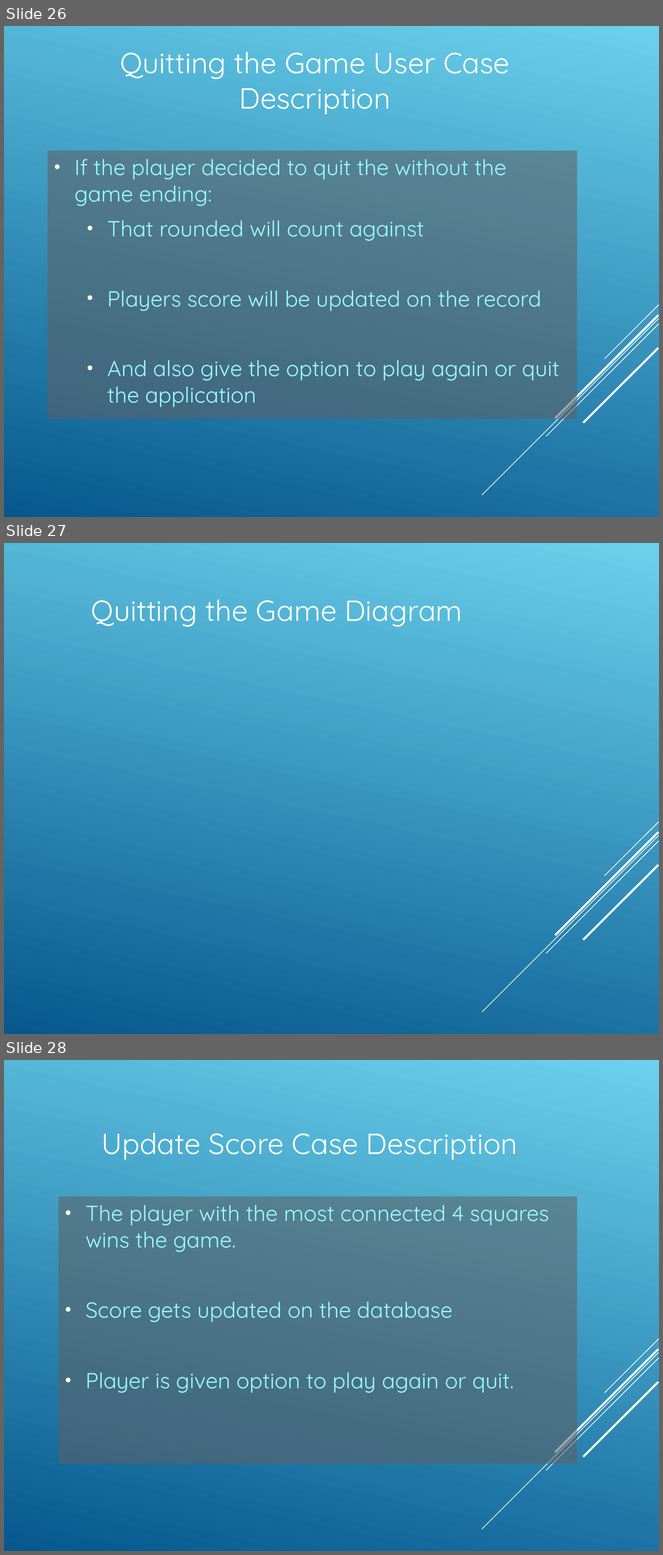
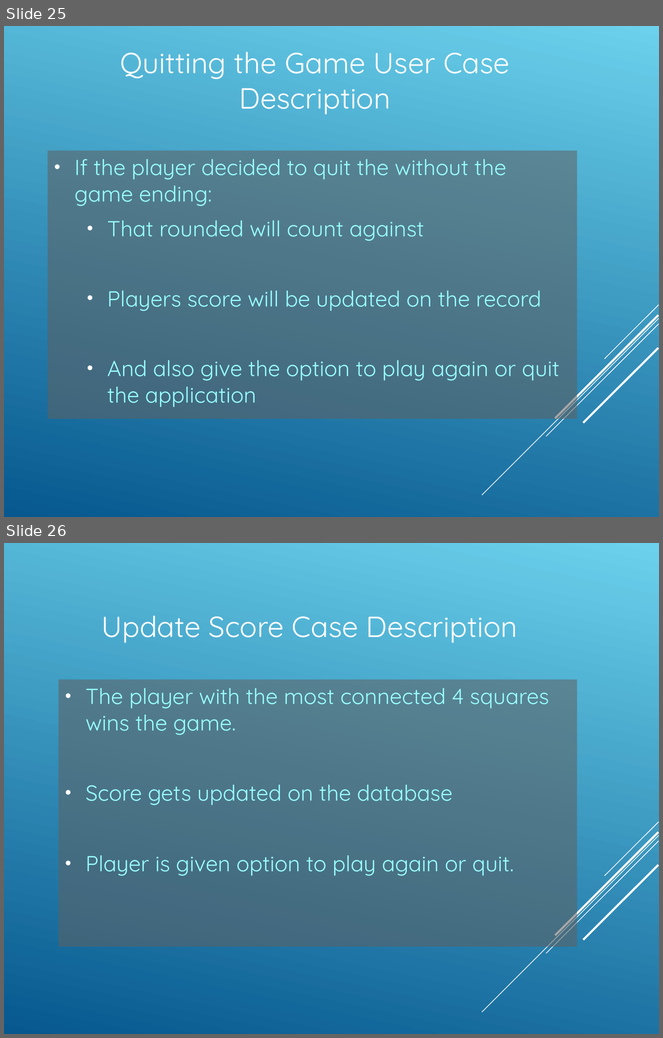
Before and after one commit to Amatarasu/A-Team, a slide deck: Power.Point.Presentation-bk.ppt. Shown one above the other, each under a label of ours: slides 26, 27 and 28 before the commit, slides 25 and 26 after it. The pictures are 663x1555 and 663x1038 pixels, drawn with LibreOffice and Linux fonts; fonts in the diff are those of the drawing. Boxes give left, top, right and bottom in pixels: in the first picture for what was removed or moved away, otherwise in the second. Text is boxed around its words. In the diff, an @@ line names an element or a change of style, - is before the commit and + after.

Commit message:
added the sequence diagrams to the powerpoint

```diff
--- a/Power.Point.Presentation-bk.ppt
+++ b/Power.Point.Presentation-bk.ppt
@@ slide 27 removed at <box>4,543,659,1034</box>, background gradient #06588E to #6BD1EC; not listed: 5 template elements that a slide beside it also shows @@
@@ title removed at <box>91,599,463,627</box> @@
-Quitting the Game Diagram
@@ what was slide 26 is now slide 25 @@
@@ what was slide 28 is now slide 26 @@
```
Also in this commit, not shown: 3 slides changed, 4 other slides removed, 6 other files.
